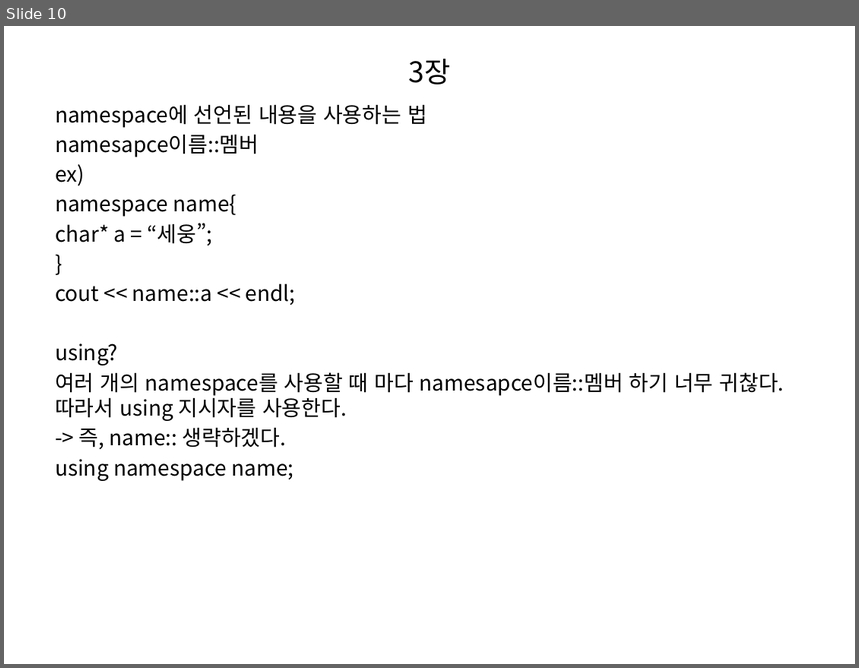
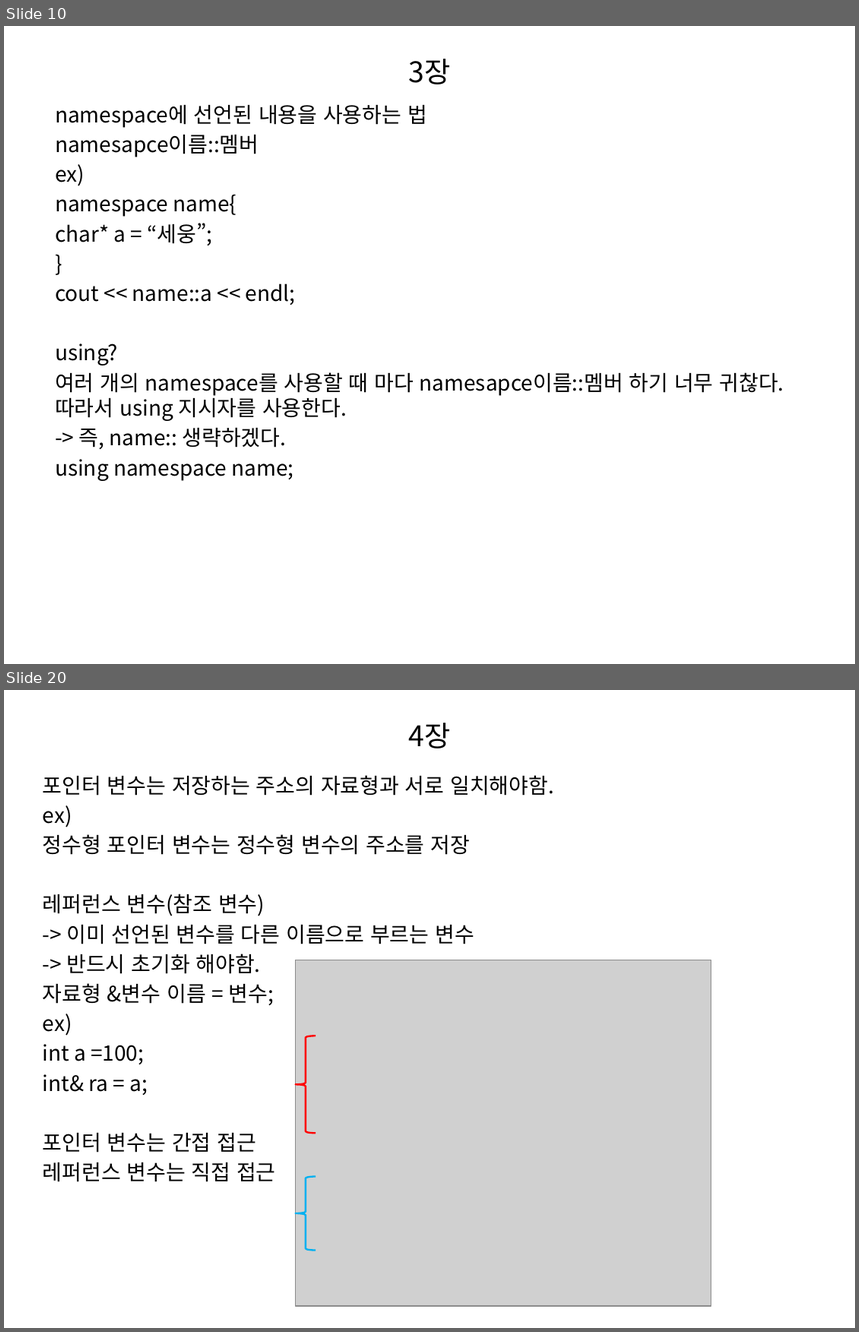
Before and after one commit to ssosee/C-study, a slide deck: C++ STUDY.pptx. Shown one above the other, each under a label of ours: slide 10 before the commit, slides 10 and 20 after it; the slides between them are not shown. The pictures are 859x668 and 859x1332 pixels, drawn with LibreOffice and Linux fonts; fonts in the diff are those of the drawing; grey boxes stand for pictures. Boxes give left, top, right and bottom in pixels: in the first picture for what was removed or moved away, otherwise in the second. Text is boxed around its words. In the diff, an @@ line names an element or a change of style, - is before the commit and + after.

```diff
--- a/C++ STUDY.pptx
+++ b/C++ STUDY.pptx
@@ slide 20 added at (x1=4, y1=690, x2=855, y2=1328), background #FFFFFF @@
@@ title added at (x1=408, y1=723, x2=450, y2=749), 24 pt, text #000000 @@
+4장
@@ text added at (x1=43, y1=775, x2=554, y2=1182), 18 pt, text #000000 @@
+포인터 변수는 저장하는 주소의 자료형과 서로 일치해야함.
+ex)
+정수형 포인터 변수는 정수형 변수의 주소를 저장
+레퍼런스 변수(참조 변수)
+-> 이미 선언된 변수를 다른 이름으로 부르는 변수
+-> 반드시 초기화 해야함.
+자료형 &변수 이름 = 변수;
+ex)
+int a =100;
+int& ra = a;
+포인터 변수는 간접 접근
+레퍼런스 변수는 직접 접근
@@ picture added at (x1=296, y1=960, x2=712, y2=1306) @@
@@ right brace added at (x1=296, y1=1036, x2=316, y2=1132), outline #FF0000 1.5 pt @@
@@ right brace added at (x1=296, y1=1177, x2=316, y2=1251), outline #00B0F0 1.5 pt @@
```
Also in this commit, not shown: 3 slides changed, 88 other slides added, 1 slide removed.
